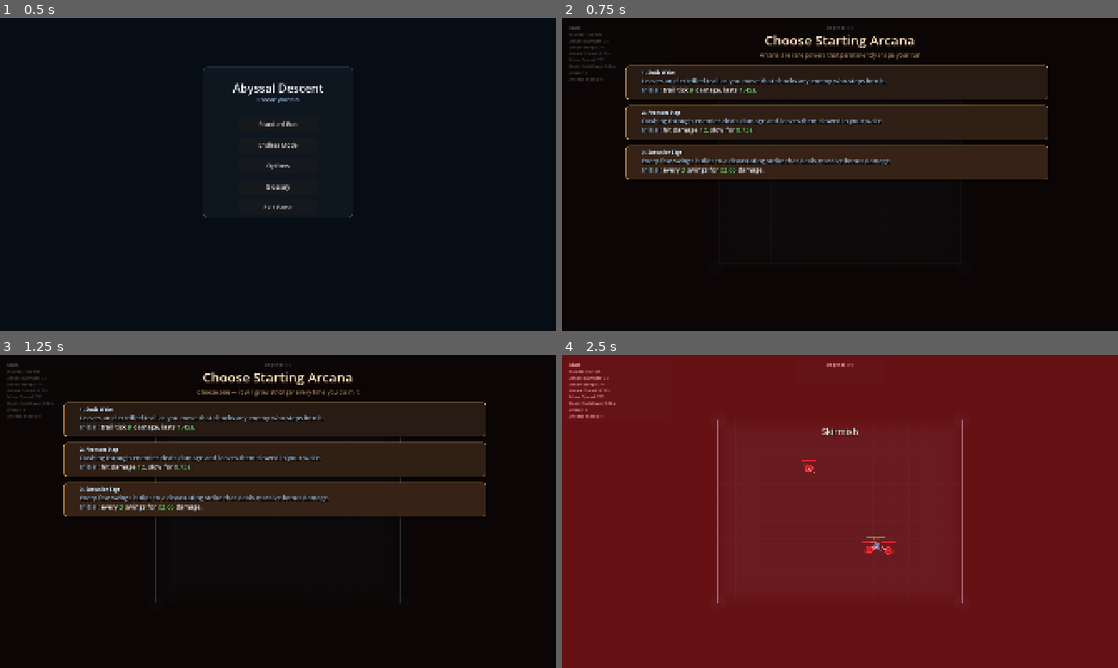
Above: before the commit, frames 1-4 (two rows, left to right).
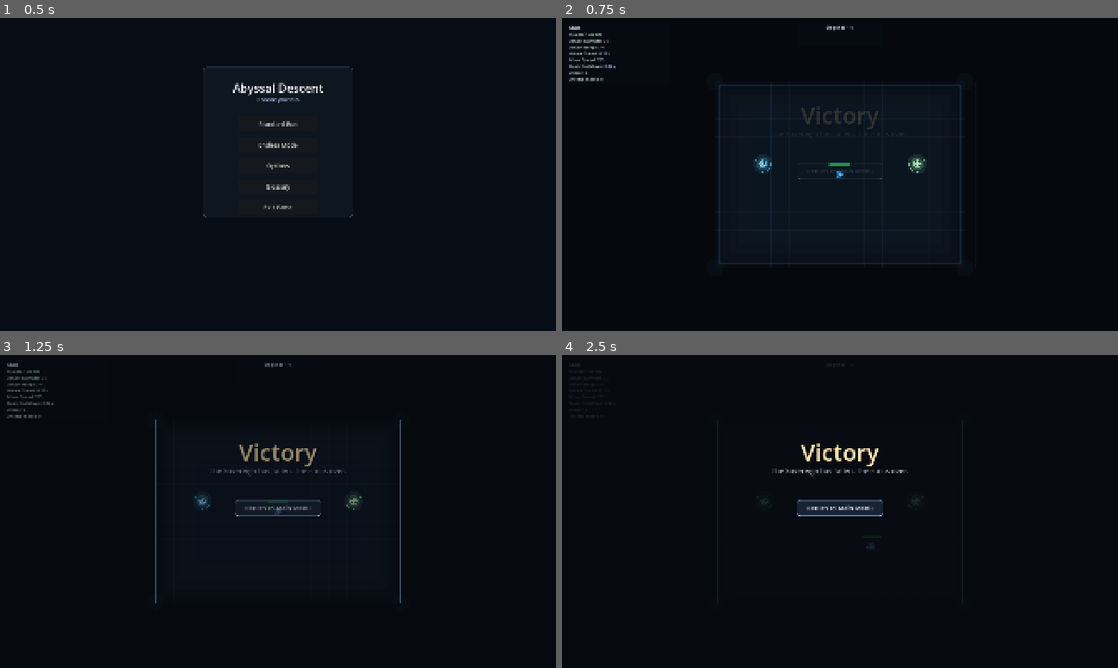
Above: after the commit, the same moments.

Repository: Excellund/AbyssalDescent
Game: Godot game, scene res://scenes/Menu.tscn
Same seed, same stepped clock (60 frames per second), same inputs: the game is played once before the commit and once after it. Sound files missing from this copy of the repository are replaced by a short silence.
Inputs (mouse positions are in pixels of both pictures, inside the frame that each line leads up to):
- Up to frame 1 (0.5 s): no input
- Up to frame 2 (0.75 s): click "Endless Mode" at 0.5 s
- Up to frame 3 (1.25 s): no input
- Up to frame 4 (2.5 s): move the mouse to (962, 495) at 1.27 s; hold D (move_right) 1.28-2.03 s; click (962, 495) at 1.35 s; move the mouse to (728, 527) at 2.02 s; hold S (move_down) from 2.03 s (still down); tap Space (dash) at 2.1 s; click (728, 527) at 2.17 s

Frame 1 is identical in both runs. In frame 2, 27% of the frame differs, in the area x 1-88%, y 2-79%; in frame 3, 26%; in frame 4, 100%, in the area x 0-100%, y 0-100%.

Commit message:
Add victory screen and integrate into world flow

Diff:
--- a/scenes/Main.tscn
+++ b/scenes/Main.tscn
@@ -11,5 +11,6 @@
 boss_room_music = ExtResource("3_vcsgt")
 music_volume_db = -50.0
 debug_start_power_ids = PackedStringArray("razor_wind", "execution_edge")
+debug_trigger_victory = true
 
 [node name="Player" parent="." unique_id=1831438957 instance=ExtResource("1_elqb8")]
--- /dev/null
+++ b/scripts/victory_screen.gd
@@ -0,0 +1,143 @@
+extends Node
+
+signal back_to_main_menu_requested
+
+var _layer: CanvasLayer
+var _root: Control
+var _tween: Tween
+var _visible: bool = false
+
+func show_victory(_rooms_cleared: int) -> void:
+	if _layer == null:
+		_build_ui()
+	_visible = true
+	_layer.visible = true
+	Input.set_mouse_mode(Input.MOUSE_MODE_VISIBLE)
+	if _tween != null:
+		_tween.kill()
+	_root.modulate = Color(1.0, 1.0, 1.0, 0.0)
+	_tween = create_tween()
+	_tween.tween_property(_root, "modulate", Color(1.0, 1.0, 1.0, 1.0), 1.2).set_ease(Tween.EASE_OUT)
+
+func is_open() -> bool:
+	return _visible
+
+func _build_ui() -> void:
+	_layer = CanvasLayer.new()
+	_layer.layer = 210
+	add_child(_layer)
+
+	_root = Control.new()
+	_root.set_anchors_preset(Control.PRESET_FULL_RECT)
+	_root.mouse_filter = Control.MOUSE_FILTER_IGNORE
+	_layer.add_child(_root)
+
+	var backdrop := ColorRect.new()
+	backdrop.set_anchors_preset(Control.PRESET_FULL_RECT)
+	backdrop.color = Color(0.03, 0.04, 0.06, 0.88)
+	backdrop.mouse_filter = Control.MOUSE_FILTER_STOP
+	_root.add_child(backdrop)
+
+	# Title
+	var title := Label.new()
+	title.set_anchors_preset(Control.PRESET_TOP_WIDE)
+	title.offset_top = 280.0
+	title.offset_bottom = 380.0
+	title.horizontal_alignment = HORIZONTAL_ALIGNMENT_CENTER
+	title.vertical_alignment = VERTICAL_ALIGNMENT_CENTER
+	title.text = "Victory"
+	title.add_theme_font_size_override("font_size", 80)
+	title.add_theme_color_override("font_color", Color(1.0, 0.92, 0.72, 1.0))
+	title.add_theme_color_override("font_shadow_color", Color(0.05, 0.02, 0.0, 0.98))
+	title.add_theme_constant_override("shadow_offset_x", 4)
+	title.add_theme_constant_override("shadow_offset_y", 4)
+	_root.add_child(title)
+
+	# Subtitle
+	var subtitle := Label.new()
+	subtitle.set_anchors_preset(Control.PRESET_TOP_WIDE)
+	subtitle.offset_top = 375.0
+	subtitle.offset_bottom = 425.0
+	subtitle.horizontal_alignment = HORIZONTAL_ALIGNMENT_CENTER
+	subtitle.vertical_alignment = VERTICAL_ALIGNMENT_CENTER
+	subtitle.text = "The Sovereign has fallen. The run is over."
+	subtitle.add_theme_font_size_override("font_size", 24)
+	subtitle.add_theme_color_override("font_color", Color(0.82, 0.88, 1.0, 0.75))
+	subtitle.add_theme_color_override("font_shadow_color", Color(0.0, 0.0, 0.0, 0.9))
+	subtitle.add_theme_constant_override("shadow_offset_x", 2)
+	subtitle.add_theme_constant_override("shadow_offset_y", 2)
+	_root.add_child(subtitle)
+
+	# Divider
+	var sep := ColorRect.new()
+	sep.set_anchor(SIDE_LEFT, 0.5)
+	sep.set_anchor(SIDE_RIGHT, 0.5)
+	sep.set_anchor(SIDE_TOP, 0.0)
+	sep.set_anchor(SIDE_BOTTOM, 0.0)
+	sep.offset_left = -160.0
+	sep.offset_right = 160.0
+	sep.offset_top = 446.0
+	sep.offset_bottom = 448.0
+	sep.color = Color(0.9, 0.76, 0.42, 0.35)
+	_root.add_child(sep)
+
+	# Main menu button
+	var btn_panel := Panel.new()
+	btn_panel.set_anchor(SIDE_LEFT, 0.5)
+	btn_panel.set_anchor(SIDE_RIGHT, 0.5)
+	btn_panel.set_anchor(SIDE_TOP, 0.0)
+	btn_panel.set_anchor(SIDE_BOTTOM, 0.0)
+	btn_panel.offset_left = -150.0
+	btn_panel.offset_right = 150.0
+	btn_panel.offset_top = 500.0
+	btn_panel.offset_bottom = 556.0
+	var btn_style := StyleBoxFlat.new()
+	btn_style.bg_color = Color(0.10, 0.14, 0.20, 0.96)
+	btn_style.border_color = Color(0.62, 0.74, 0.96, 0.82)
+	btn_style.border_width_left = 2
+	btn_style.border_width_top = 2
+	btn_style.border_width_right = 2
+	btn_style.border_width_bottom = 2
+	btn_style.corner_radius_top_left = 10
+	btn_style.corner_radius_top_right = 10
+	btn_style.corner_radius_bottom_left = 10
+	btn_style.corner_radius_bottom_right = 10
+	btn_style.shadow_color = Color(0.0, 0.0, 0.0, 0.4)
+	btn_style.shadow_size = 6
+	btn_style.shadow_offset = Vector2(0.0, 3.0)
+	btn_panel.add_theme_stylebox_override("panel", btn_style)
+	btn_panel.mouse_filter = Control.MOUSE_FILTER_STOP
+	_root.add_child(btn_panel)
+
+	var btn_label := Label.new()
+	btn_label.set_anchors_preset(Control.PRESET_FULL_RECT)
+	btn_label.horizontal_alignment = HORIZONTAL_ALIGNMENT_CENTER
+	btn_label.vertical_alignment = VERTICAL_ALIGNMENT_CENTER
+	btn_label.text = "Return to Main Menu"
+	btn_label.add_theme_font_size_override("font_size", 22)
+	btn_label.add_theme_color_override("font_color", Color(0.90, 0.95, 1.0, 0.95))
+	btn_label.mouse_filter = Control.MOUSE_FILTER_IGNORE
+	btn_panel.add_child(btn_label)
+
+	btn_panel.gui_input.connect(_on_menu_button_input.bind(btn_panel, btn_style, btn_label))
+
+	_root.modulate = Color(1.0, 1.0, 1.0, 0.0)
+	_layer.visible = false
+
+func _on_menu_button_input(event: InputEvent, btn_panel: Panel, btn_style: StyleBoxFlat, btn_label: Label) -> void:
+	if event is InputEventMouseMotion:
+		var rect := Rect2(btn_panel.global_position, btn_panel.custom_minimum_size)
+		var hovered := rect.has_point(btn_panel.get_global_mouse_position())
+		if hovered:
+			btn_style.bg_color = Color(0.22, 0.30, 0.44, 0.97)
+			btn_style.border_color = Color(0.96, 0.99, 1.0, 1.0)
+			btn_label.add_theme_color_override("font_color", Color(1.0, 1.0, 1.0, 1.0))
+		else:
+			btn_style.bg_color = Color(0.10, 0.14, 0.20, 0.96)
+			btn_style.border_color = Color(0.62, 0.74, 0.96, 0.82)
+			btn_label.add_theme_color_override("font_color", Color(0.90, 0.95, 1.0, 0.95))
+		btn_panel.add_theme_stylebox_override("panel", btn_style)
+	elif event is InputEventMouseButton:
+		var mb := event as InputEventMouseButton
+		if mb.button_index == MOUSE_BUTTON_LEFT and mb.pressed:
+			back_to_main_menu_requested.emit()
--- a/scripts/world_generator.gd
+++ b/scripts/world_generator.gd
@@ -19,6 +19,7 @@
 const WORLD_HUD_SCRIPT := preload("res://scripts/world_hud.gd")
 const WORLD_RENDERER_SCRIPT := preload("res://scripts/world_renderer.gd")
 const PAUSE_MENU_CONTROLLER_SCRIPT := preload("res://scripts/pause_menu_controller.gd")
+const VICTORY_SCREEN_SCRIPT := preload("res://scripts/victory_screen.gd")
 const DEBUG_ENCOUNTER_NONE := 0
 const DEBUG_ENCOUNTER_SKIRMISH := 1
 const DEBUG_ENCOUNTER_CROSSFIRE := 2
@@ -84,6 +85,7 @@
 @export_multiline var debug_start_command: String = ""
 @export_enum("None", "Skirmish", "Crossfire", "Onslaught", "Fortress", "Trial", "Objective - Last Stand", "Objective - Cut the Signal", "Objective - Random", "Rest Site", "Warden", "Sovereign") var debug_start_encounter: int = DEBUG_ENCOUNTER_NONE
 @export_enum("None", "Blood Rush", "Flashpoint", "Siegebreak", "Iron Volley", "Killbox", "Random Hard") var debug_mutator_override: int = DEBUG_MUTATOR_NONE
+@export var debug_trigger_victory: bool = false
 
 var player: Node2D
 var player_camera: Camera2D
@@ -138,6 +140,7 @@
 var encounter_flow_system: Node
 var reward_selection_ui: Node
 var pause_menu_controller: Node
+var victory_screen: Node
 
 func _ready() -> void:
 	rng.randomize()
@@ -209,8 +212,14 @@
 	pause_menu_controller.connect("pause_closed", Callable(self, "_on_pause_menu_closed"))
 	pause_menu_controller.connect("back_to_main_menu_requested", Callable(self, "_on_pause_back_to_menu_requested"))
 	pause_menu_controller.connect("exit_game_requested", Callable(self, "_on_pause_exit_game_requested"))
+	victory_screen = VICTORY_SCREEN_SCRIPT.new()
+	add_child(victory_screen)
+	victory_screen.connect("back_to_main_menu_requested", Callable(self, "_on_victory_back_to_menu"))
 	hud.refresh(_get_hud_state(), player)
 	_apply_debug_start_powers_if_needed()
+	if debug_trigger_victory:
+		victory_screen.call("show_victory", 0)
+		return
 	if debug_start_encounter != DEBUG_ENCOUNTER_NONE:
 		_start_debug_selected_encounter(debug_start_encounter)
 		return
@@ -1050,6 +1059,8 @@
 	boss_unlocked = false
 	pending_room_reward = ENUMS.RewardMode.NONE
 	hud.show_banner("Run Complete", "")
+	if is_instance_valid(victory_screen):
+		victory_screen.call("show_victory", rooms_cleared)
 
 func _get_run_context() -> Node:
 	return get_node_or_null(RUN_CONTEXT_PATH)
@@ -1088,6 +1099,9 @@
 
 func _on_pause_menu_closed() -> void:
 	_set_combat_paused(_is_reward_selection_active())
+
+func _on_victory_back_to_menu() -> void:
+	get_tree().change_scene_to_file(MENU_SCENE_PATH)
 
 func _on_pause_back_to_menu_requested() -> void:
 	_set_combat_paused(false)
--- a/scripts/world_hud.gd
+++ b/scripts/world_hud.gd
@@ -410,9 +410,9 @@
 		var damage_mult := float(mutator.get(ENCOUNTER_CONTRACTS.MUTATOR_KEY_PLAYER_DAMAGE_MULT, 0.0))
 		if damage_mult > 0.0:
 			stat_parts.append("+%d%% dmg" % int(round(damage_mult * 100.0)))
-		var stat_text := ""
+		var _stat_text := ""
 		if not stat_parts.is_empty():
-			stat_text = "  [" + ", ".join(stat_parts) + "]"
+			_stat_text = "  [" + ", ".join(stat_parts) + "]"
 		row_label.text = "%s  (%d enc)" % [mutator_name, remaining]
 		row_label.add_theme_color_override("font_color", Color(color.r, color.g, color.b, 0.98))
 func _update_stats_panel_text(player: Node) -> void:
Not shown, added: scripts/victory_screen.gd.uid
